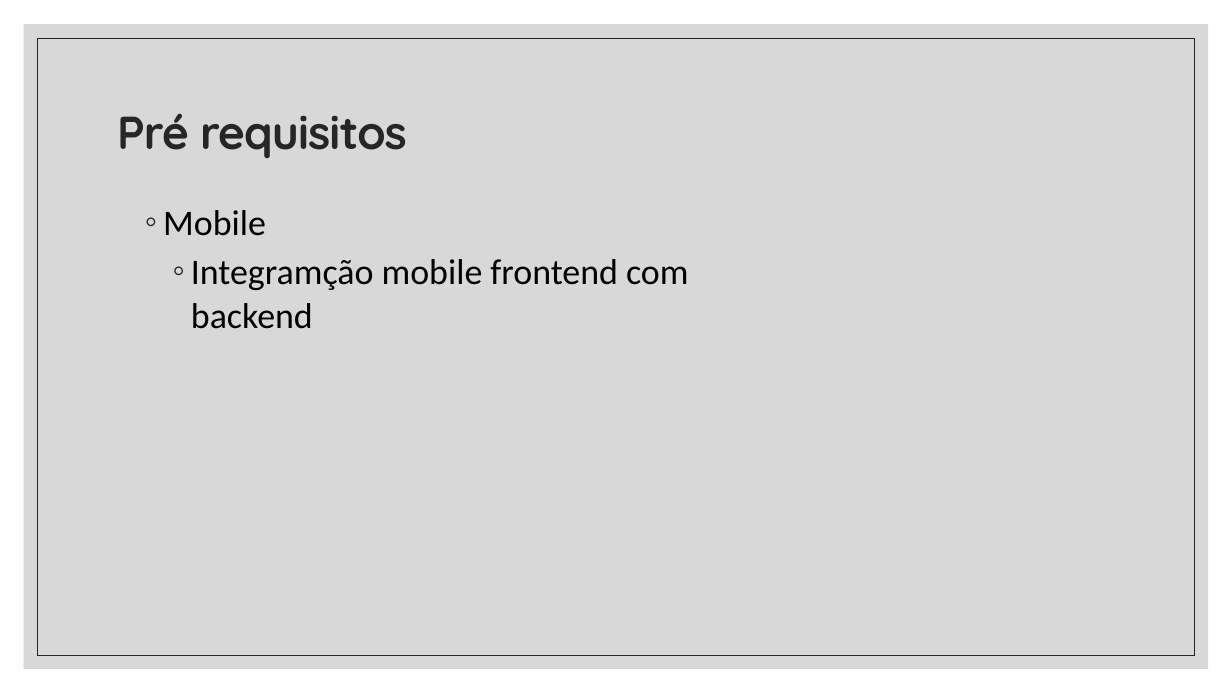
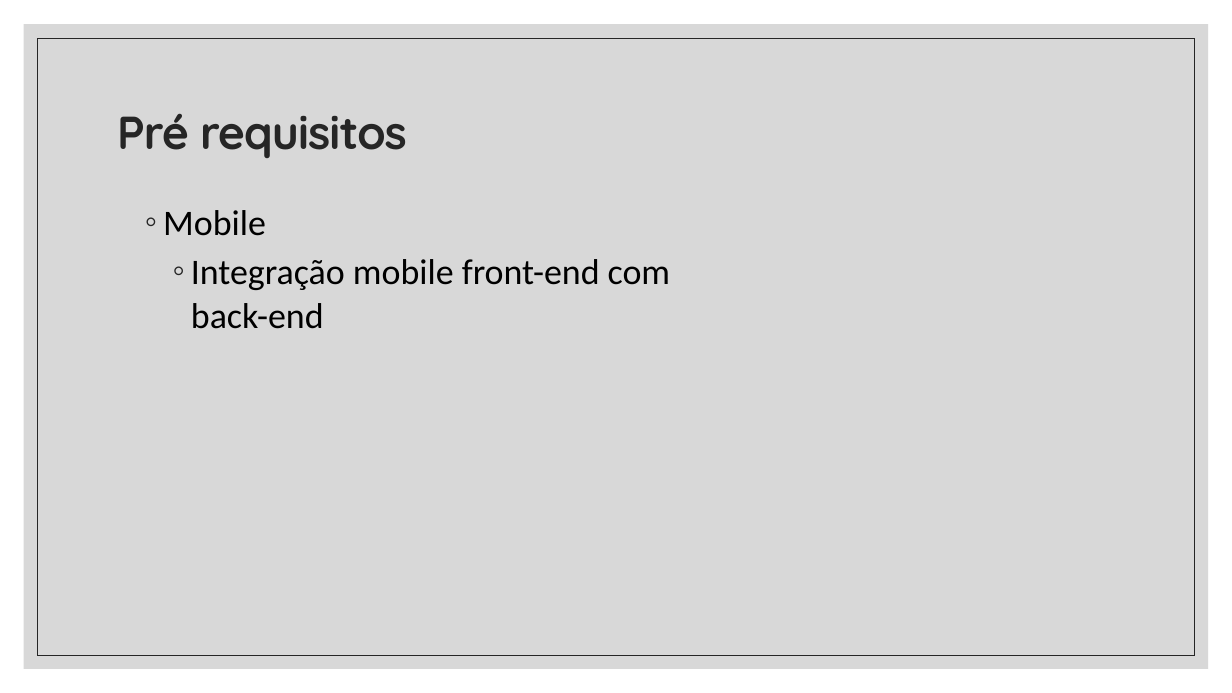
Before and after one commit to duarterafael/web-programming-classroom, a slide deck: slide 5 of classes/Projeto final.pptx. Drawn at 1232x693 pixels with LibreOffice and Linux fonts; fonts in the diff are those of the drawing. Boxes give left, top, right and bottom in pixels: in the first picture for what was removed or moved away, otherwise in the second. Text is boxed around its words. In the diff, an @@ line names an element or a change of style, - is before the commit and + after.

```diff
--- a/classes/Projeto final.pptx
+++ b/classes/Projeto final.pptx
@@ text at (191,259,670,329): text changed @@
-    ◦ Integramção mobile frontend com backend
+    ◦ Integração mobile front-end com back-end
```
Also in this commit, not shown: 7 other slides changed, 1 slide added, 2 slides removed.
